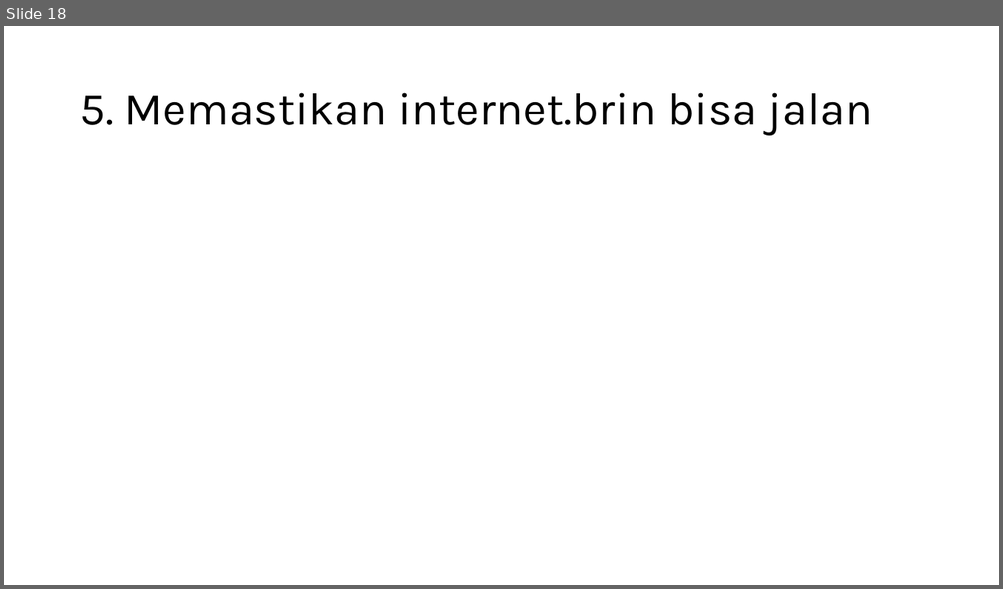
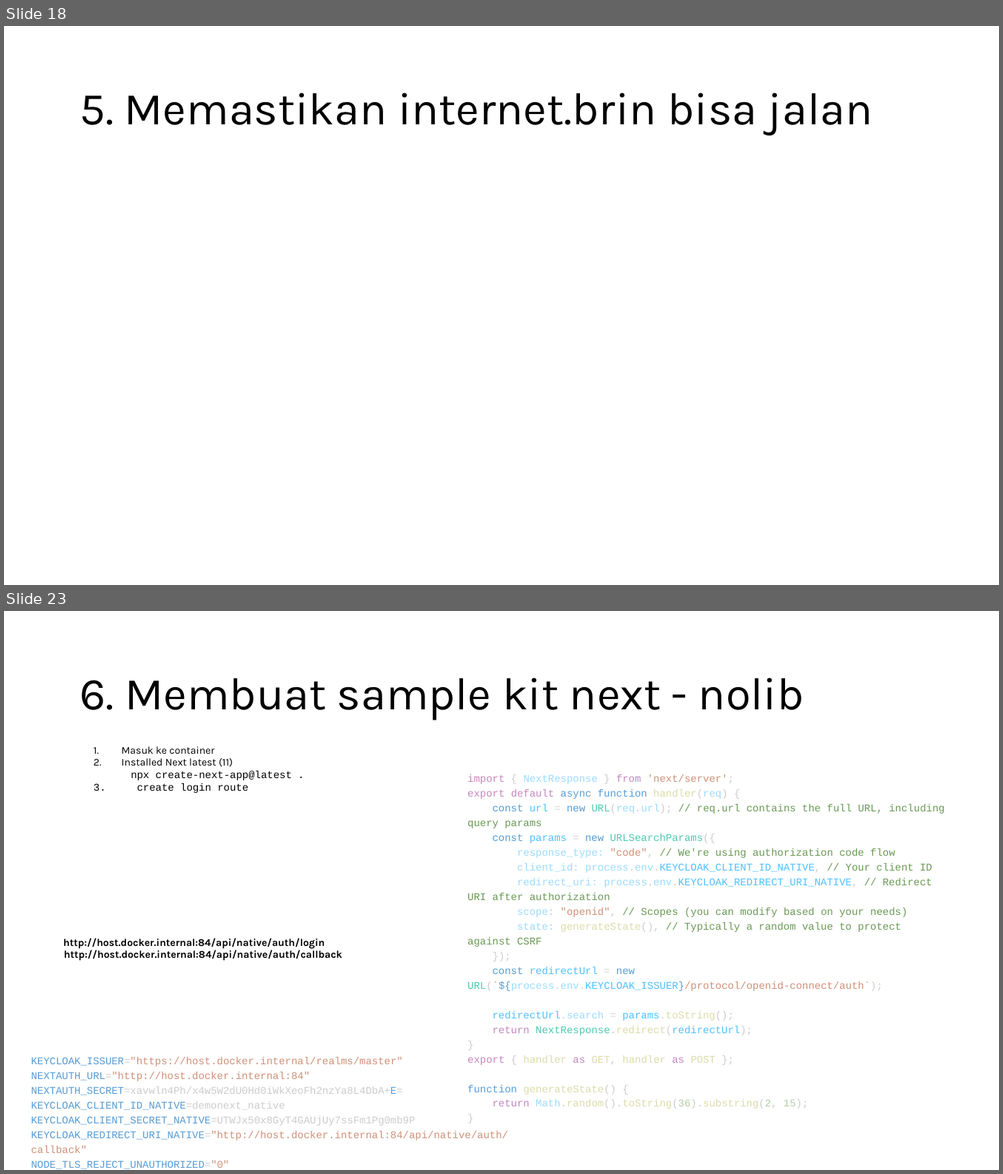
Before and after one commit to koharudin/sso-brin-compose, a slide deck: docs/sso.pptx. Shown one above the other, each under a label of ours: slide 18 before the commit, slides 18 and 23 after it; the slides between them are not shown. The pictures are 1003x589 and 1003x1174 pixels, drawn with LibreOffice and Linux fonts; fonts in the diff are those of the drawing. Boxes give left, top, right and bottom in pixels: in the first picture for what was removed or moved away, otherwise in the second. Text is boxed around its words. In the diff, an @@ line names an element or a change of style, - is before the commit and + after.

```diff
--- a/docs/sso.pptx
+++ b/docs/sso.pptx
@@ slide 23 added at bbox=[4, 611, 999, 1170], background #FFFFFF @@
@@ title added at bbox=[79, 678, 804, 721], 44 pt, text #000000 @@
+6. Membuat sample kit next - nolib
@@ text added at bbox=[122, 746, 292, 793], 10 pt, text #000000 @@
+1. Masuk ke container
+2. Installed Next latest (11)
+  npx create-next-app@latest .
+3. create login route
@@ text added at bbox=[467, 775, 944, 1109], 10 pt, text #6A9955 @@
+import { NextResponse } from 'next/server';
+export default async function handler(req) {
+const url = new URL(req.url); // req.url contains the full URL, including query params
+const params = new URLSearchParams({
+response_type: "code", // We're using authorization code flow
+client_id: process.env.KEYCLOAK_CLIENT_ID_NATIVE, // Your client ID
+redirect_uri: process.env.KEYCLOAK_REDIRECT_URI_NATIVE, // Redirect URI after authorization
+scope: "openid", // Scopes (you can modify based on your needs)
+state: generateState(), // Typically a random value to protect against CSRF
+});
+const redirectUrl = new URL(`${process.env.KEYCLOAK_ISSUER}/protocol/openid-connect/auth`);
+redirectUrl.search = params.toString();
+return NextResponse.redirect(redirectUrl);
+}
+export { handler as GET, handler as POST };
+function generateState() {
+return Math.random().toString(36).substring(2, 15);
+}
@@ text added at bbox=[63, 938, 324, 949], 10 pt, text #000000, bold @@
+http://host.docker.internal:84/api/native/auth/login
@@ text added at bbox=[64, 950, 342, 961], 10 pt, text #000000, bold @@
+http://host.docker.internal:84/api/native/auth/callback
@@ text added at bbox=[31, 1057, 508, 1170], 10 pt, text #569CD6 @@
+KEYCLOAK_ISSUER="https://host.docker.internal/realms/master"
+NEXTAUTH_URL="http://host.docker.internal:84"
+NEXTAUTH_SECRET=xavwln4Ph/x4w5W2dU0Hd0iWkXeoFh2nzYa8L4DbA+E=
+KEYCLOAK_CLIENT_ID_NATIVE=demonext_native
+KEYCLOAK_CLIENT_SECRET_NATIVE=UTWJx50x8GyT4GAUjUy7ssFm1Pg0mb9P
+KEYCLOAK_REDIRECT_URI_NATIVE="http://host.docker.internal:84/api/native/auth/callback"
+NODE_TLS_REJECT_UNAUTHORIZED="0"
```
Also in this commit, not shown: 4 slides changed, 4 other slides added, 4 other files.
